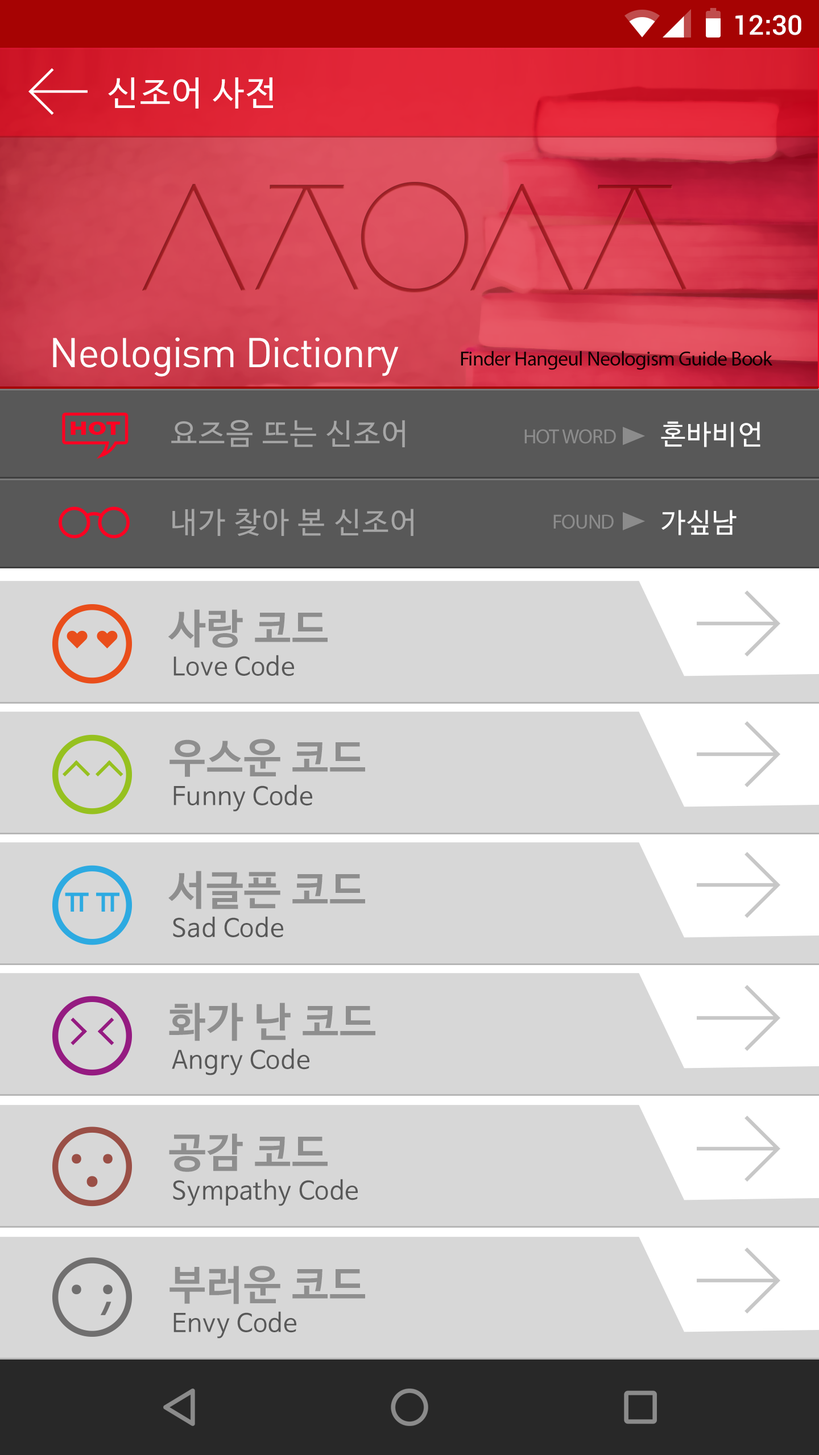
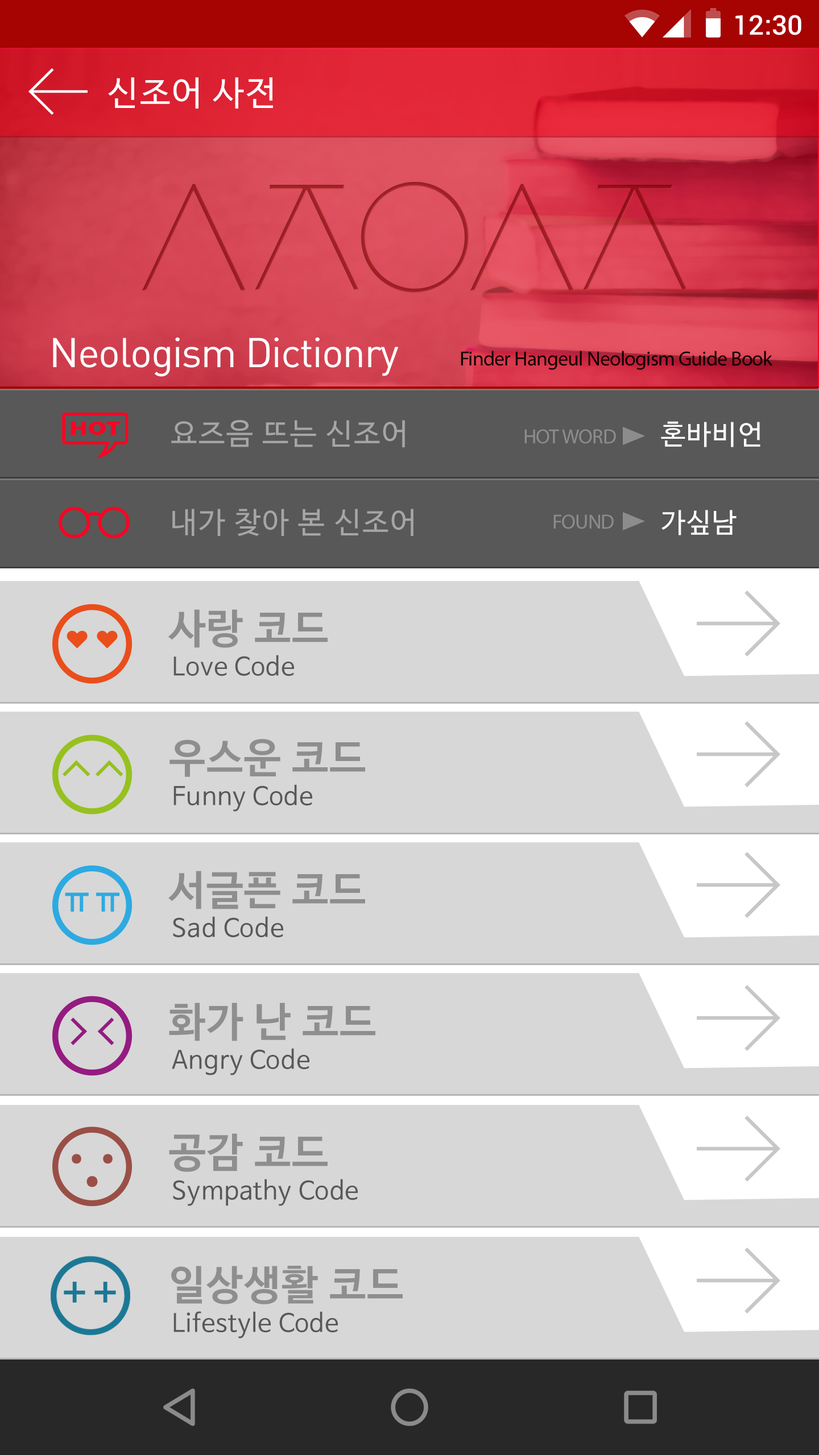
Layered file, before and after one edit (819x1455). Changes by layer:
renamed "ic_dic_envy" to "Layer 27", moved it above "ic_dic_funny", painted on it over [left=50, top=1255, right=132, bottom=1338]
renamed "부러운 코드" to "일상생활 코드", painted on it over [left=169, top=1266, right=403, bottom=1305]
renamed "Envy Code" to "Lifestyle Code", painted on it over [left=173, top=1311, right=338, bottom=1339]
